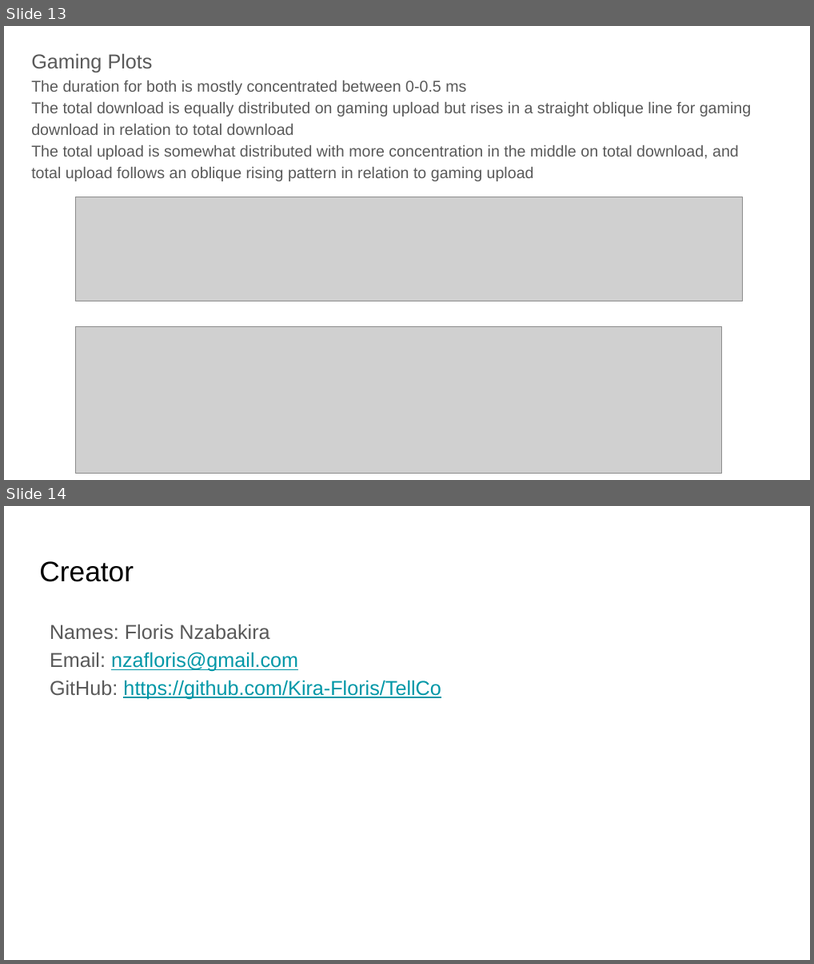
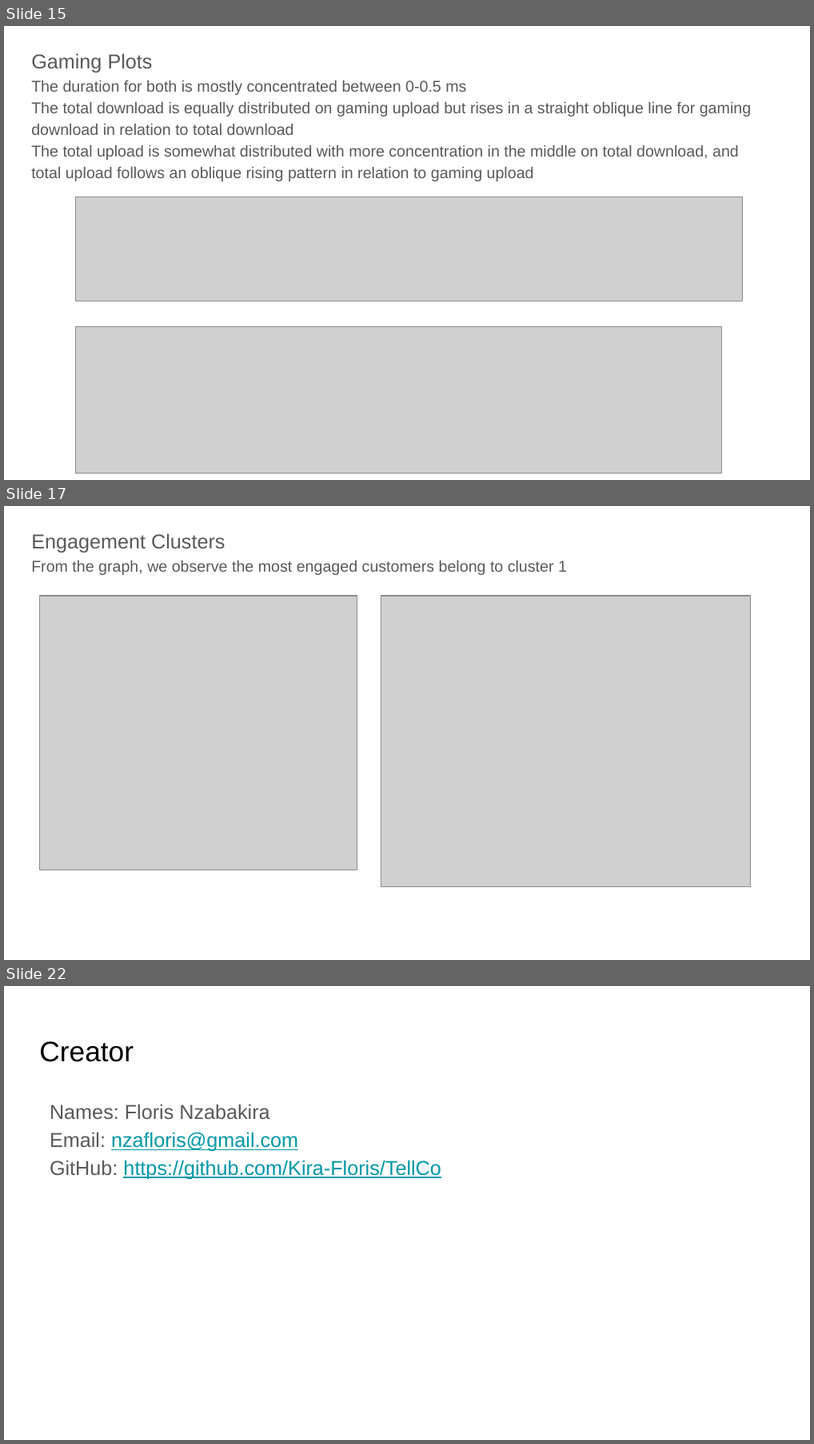
Before and after one commit to Kira-Floris/TellCo, a slide deck: docs/nzabakira floris - telco first interim submission.pptx. Shown one above the other, each under a label of ours: slides 13 and 14 before the commit, slides 15, 17 and 22 after it; the slides between them are not shown. The pictures are 814x964 and 814x1444 pixels, drawn with LibreOffice and Linux fonts; fonts in the diff are those of the drawing; grey boxes stand for pictures. Boxes give left, top, right and bottom in pixels: in the first picture for what was removed or moved away, otherwise in the second. Text is boxed around its words. In the diff, an @@ line names an element or a change of style, - is before the commit and + after.

```diff
--- a/docs/nzabakira floris - telco first interim submission.pptx
+++ b/docs/nzabakira floris - telco first interim submission.pptx
@@ slide 17 added at (4,506,810,960), background #FFFFFF @@
@@ text added at (31,533,567,575), 14 pt, text #595959 @@
+Engagement Clusters
+From the graph, we observe the most engaged customers belong to cluster 1
@@ picture added at (39,596,358,870) @@
@@ picture added at (382,596,750,886) @@
@@ what was slide 13 is now slide 15 @@
@@ what was slide 14 is now slide 22 @@
```
Also in this commit, not shown: 7 other slides added, 5 other files.
